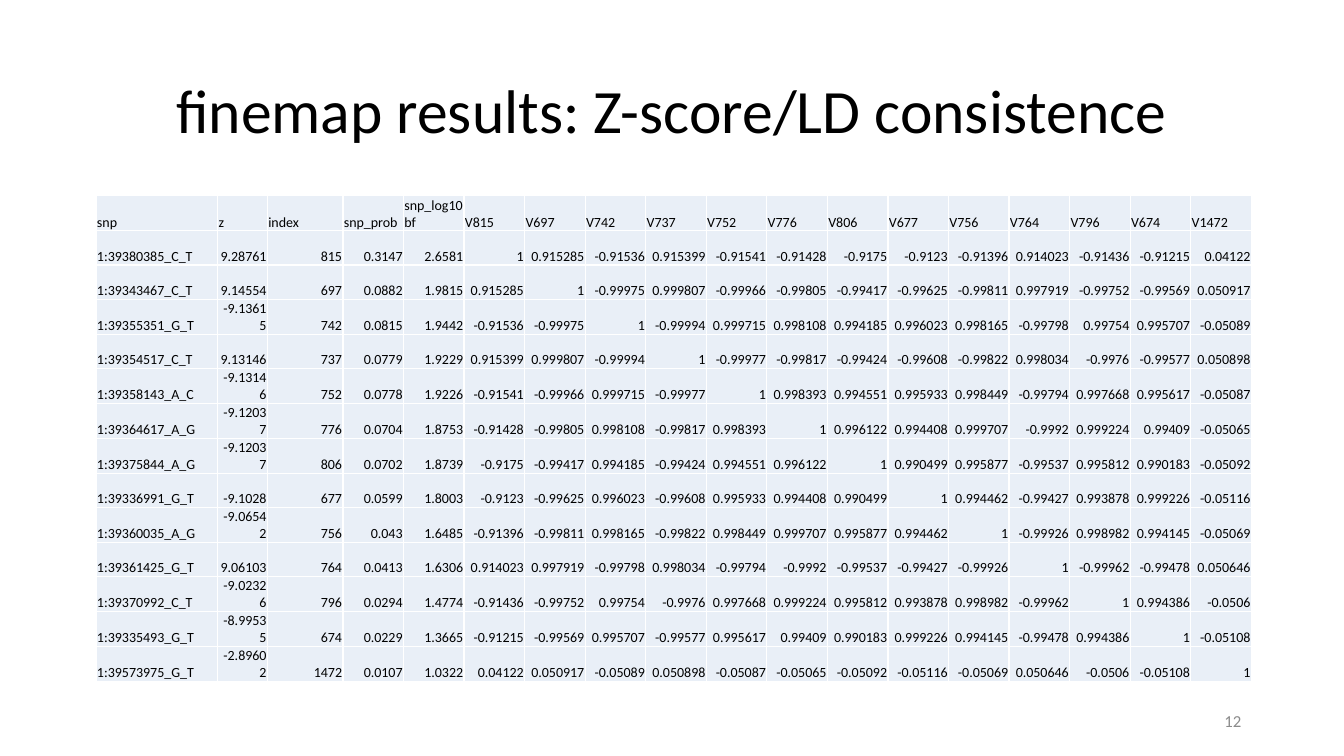
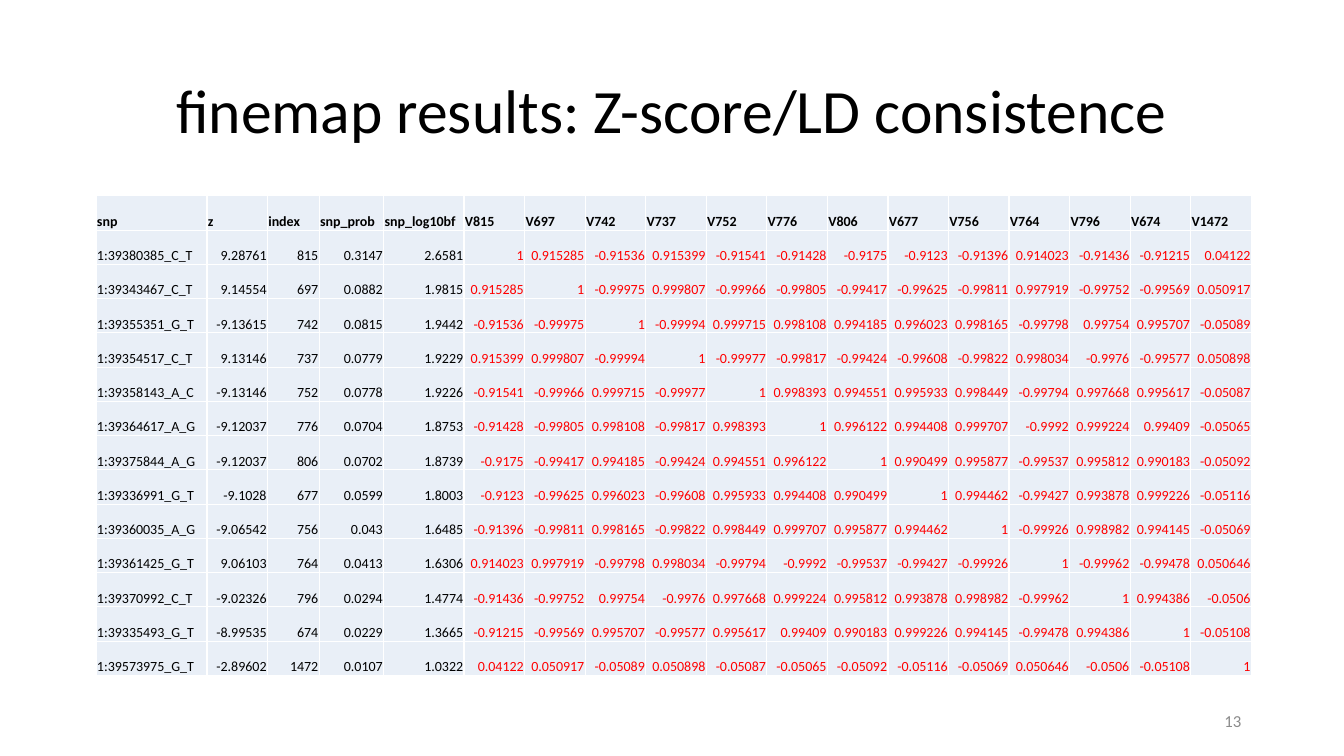
Before and after one commit to jinghuazhao/FM-pipeline, a slide deck: slide 13 of README.pptx (slide 12 before the commit). Drawn at 1344x756 pixels with LibreOffice and Linux fonts; fonts in the diff are those of the drawing. Boxes give left, top, right and bottom in pixels: in the first picture for what was removed or moved away, otherwise in the second. Text is boxed around its words. In the diff, an @@ line names an element or a change of style, - is before the commit and + after.

```diff
--- a/README.pptx
+++ b/README.pptx
@@ table at box(96, 196, 1250, 677) @@
@@ bold on in "snp", "z", "index", "snp_prob" and 14 more places @@
@@ text colour #000000 to #FF0000 in "1", "0.915285", "-0.91536", "0.915399" and 165 more places @@
@@ page number at box(1224, 716, 1241, 727): text changed @@
-12
+13
```
Also in this commit, not shown: 1 other slide changed, 1 slide added.
